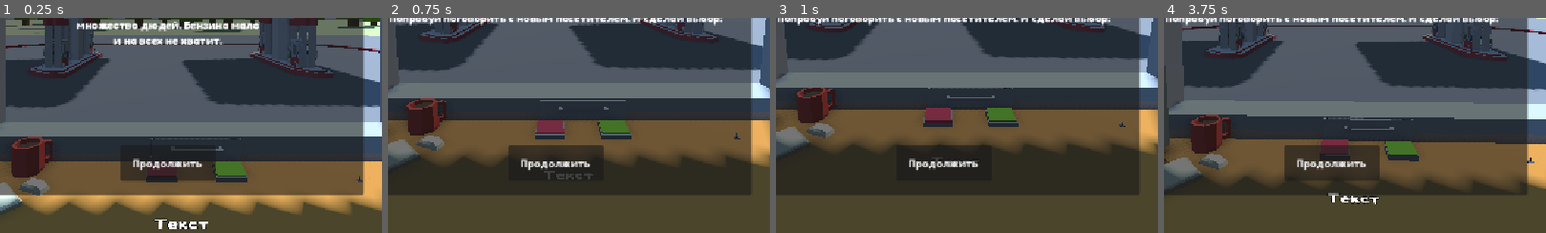
Above: before the commit, frames 1-4 (left to right).
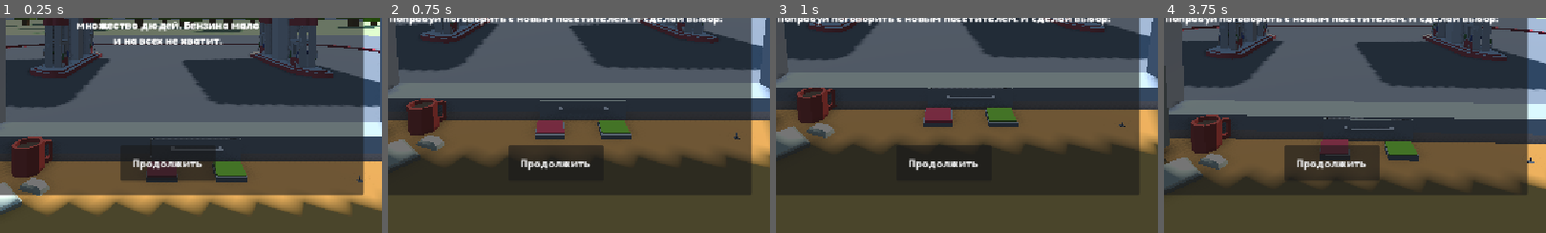
Above: after the commit, the same moments.

Repository: RolicsVin/AZS
Game: Godot game, scene res://scenes/game.tscn
The game is run twice, just before and just after one commit, with the same random seed, the same clock (stepped at 60 frames per second) and the same inputs. This scene is started directly instead of the project's main scene.
Inputs (mouse positions are % of the whole screen's width and height, from its top left):
- Up to frame 1 (0.25 s): no input
- Up to frame 2 (0.75 s): click "Продолжить" at 0.5 s
- Up to frame 3 (1 s): no input
- Up to frame 4 (3.75 s): tap Enter (ui_accept) at 1.25, 1.52, 2.27 s; move the mouse to (72, 45) at 1.27 s; hold Right (ui_right) 1.28-2.03 s; click (72, 45) at 1.35 s; move the mouse to (30, 55) at 2.02 s; hold Down (ui_down) 2.03-2.78 s; click (30, 55) at 2.1 s; move the mouse to (60, 28) at 2.77 s; hold Right (ui_right) 2.78-3.53 s; click (60, 28) at 2.85 s; move the mouse to (45, 70) at 3.52 s; hold Up (ui_up) from 3.53 s (still down); click (45, 70) at 3.6 s
The pictures show only the part of the screen within x 28-78%, y 50-100%; the shares and areas given below are measured in that part.

The runs differ from the first frame. In frame 1, 0.4% of the frame differs, in the area x 40-55%, y 93-99%; in frame 2, 0.2%; in frame 3, less than 0.1%; in frame 4, 0.3%.

Commit message:
Pause

Diff:
--- a/scenes/game.tscn
+++ b/scenes/game.tscn
@@ -1594,7 +1594,6 @@
 [node name="Label3D" type="Label3D" parent="Resume" unique_id=246045015]
 transform = Transform3D(1, 0, 0, 0, 1, 0, 0, 0, 1, 0, 0, 0.045685828)
 pixel_size = 0.0013
-text = "Текст"
 font = ExtResource("47_8qswn")
 font_size = 40
 outline_size = 5
@@ -1663,7 +1662,7 @@
 grow_horizontal = 2
 grow_vertical = 2
 
-[node name="MarginContainer" type="MarginContainer" parent="UI/Control/Panel/ScrollContainer"]
+[node name="MarginContainer" type="MarginContainer" parent="UI/Control/Panel/ScrollContainer" unique_id=480554551]
 layout_mode = 2
 size_flags_horizontal = 3
 size_flags_vertical = 3
@@ -1915,7 +1914,7 @@
 [node name="Label" type="Label" parent="Pause/Control/PanelContainer/Control/VBoxContainer" unique_id=148451042]
 layout_mode = 2
 size_flags_vertical = 6
-text = "PAUSED"
+text = "ПАУЗА"
 label_settings = SubResource("LabelSettings_mcrhi")
 horizontal_alignment = 1
 vertical_alignment = 1
@@ -1931,7 +1930,7 @@
 theme_override_styles/hover = SubResource("StyleBoxFlat_f8rbl")
 theme_override_styles/disabled = SubResource("StyleBoxFlat_owdg2")
 theme_override_styles/focus = SubResource("StyleBoxFlat_hnexy")
-text = "resume"
+text = "продолжить"
 
 [node name="settings" type="Button" parent="Pause/Control/PanelContainer/Control/VBoxContainer" unique_id=1006483761]
 z_index = 3
@@ -1944,7 +1943,7 @@
 theme_override_styles/hover = SubResource("StyleBoxFlat_f8rbl")
 theme_override_styles/disabled = SubResource("StyleBoxFlat_owdg2")
 theme_override_styles/focus = SubResource("StyleBoxFlat_hnexy")
-text = "settings"
+text = "настройки"
 
 [node name="quit" type="Button" parent="Pause/Control/PanelContainer/Control/VBoxContainer" unique_id=1085913185]
 z_index = 3
@@ -1957,7 +1956,7 @@
 theme_override_styles/hover = SubResource("StyleBoxFlat_f8rbl")
 theme_override_styles/disabled = SubResource("StyleBoxFlat_owdg2")
 theme_override_styles/focus = SubResource("StyleBoxFlat_hnexy")
-text = "quit"
+text = "выйти"
 
 [node name="ColorRect" type="ColorRect" parent="Pause" unique_id=1866740310]
 material = SubResource("ShaderMaterial_i4re6")
--- a/scenes/pause.gd
+++ b/scenes/pause.gd
@@ -20,4 +20,5 @@
 
 
 func _on_quit_pressed() -> void:
-	get_tree().quit()
+	get_tree().change_scene_to_file("res://scenes/menu.tscn")
+	get_tree().paused = false
